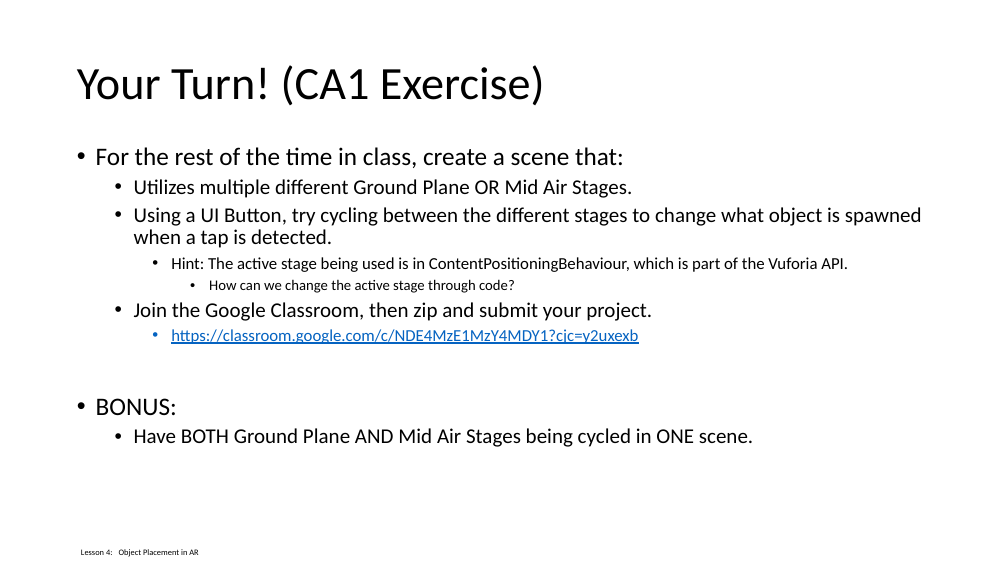
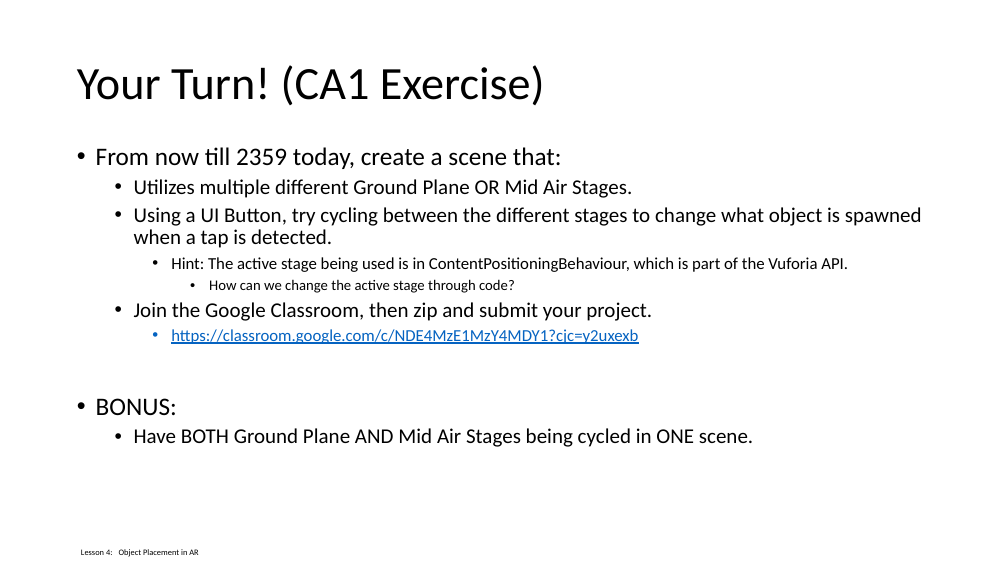
Before and after one commit to watchyourhead/IMYear2.2, a slide deck: slide 16 of Modules/ITD/Week 2/Slides/ITD_04_Placing 3D Objects AR.pptx. Drawn at 1008x567 pixels with LibreOffice and Linux fonts; fonts in the diff are those of the drawing; background and template pictures are left out. Boxes give left, top, right and bottom in pixels: in the first picture for what was removed or moved away, otherwise in the second. Text is boxed around its words. In the diff, an @@ line names an element or a change of style, - is before the commit and + after.

```diff
--- a/Modules/ITD/Week 2/Slides/ITD_04_Placing 3D Objects AR.pptx
+++ b/Modules/ITD/Week 2/Slides/ITD_04_Placing 3D Objects AR.pptx
@@ text at [96, 147, 562, 169]: text changed @@
-• For the rest of the time in class, create a scene that:
+• From now till 2359 today, create a scene that:
```
Also in this commit, not shown: 2 other files.
